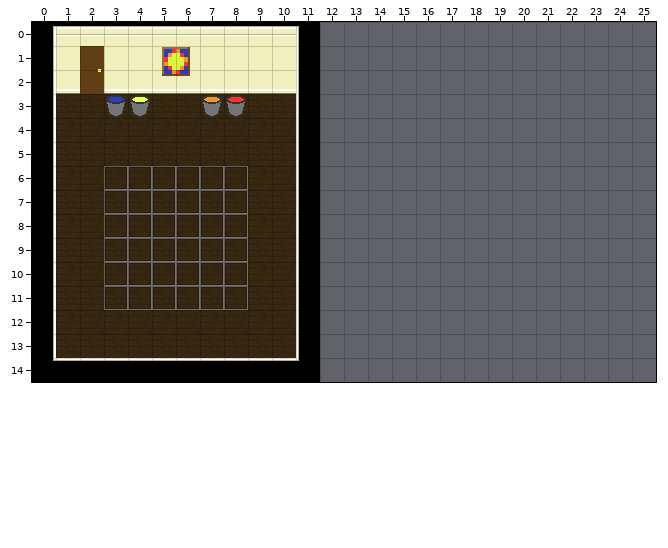
Level history. Tiled map: res/maps/happy_sun_paint.tmx. Above is the file before it was changed.
Cells are 24x24 px. Shown: x 0..25, y 0..14. The old version is drawn lined up with the new one.
Now the later version:
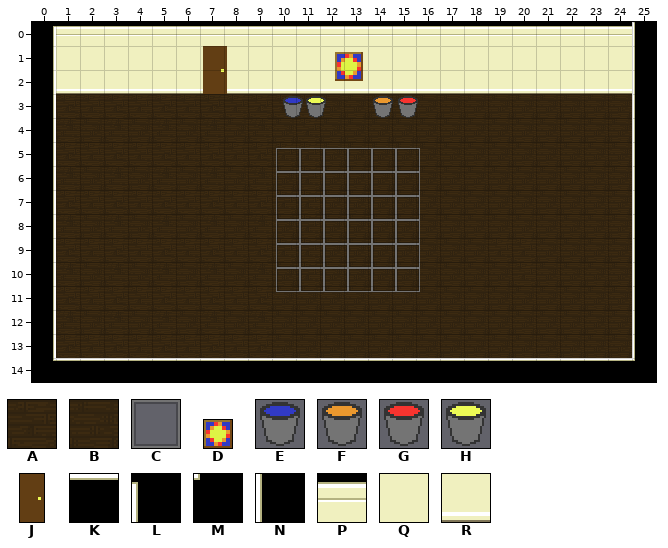
Key: from "Floor Tiles": A 8, B 15; from "special": C 5 "paint_overlay_dry", D 9 "tiny_sun_framed", E 15 "bucket_b", F 16 "bucket_o", G 17 "bucket_r", H 18 "bucket_y", J 23 "door"; from "walls": K 1, L 4, M 6, N 8, P 17, Q 25, R 33.
_ is an empty cell.
Objects are placed by their top-left corner, in cells (3,4 is the top-left corner of cell 3,4); size is 1x1 cell unless given.
Tiles replaced or removed in this view: A, L, M, N.
Difference:
Changed rows in their new state; . is an unchanged cell.
map size 12x15 -> 26x15 cells
Layer "Floor":
first column x 10:
 3 .ABBBBBBBBBBBBB
 4 .ABBBBBBBBBBBBB
 5 .ABBBBBBBBBBBBB
 6 .ABBBBBBBBBBBBB
 7 .ABBBBBBBBBBBBB
 8 .ABBBBBBBBBBBBB
 9 .ABBBBBBBAABBBB
10 .ABBBBBBBBABBBB
11 BBBBBBBBBBBBBBB
12 .BBBBBBBBBBBBBB
13 .BBBBBBBBBBBBBB
Layer "Walls":
first column x 11:
 0 PPPPPPPPPPPPPPN
 1 QQQQQQQQQQQQQQN
 2 RRRRRRRRRRRRRRN
 3 _.............N
 4 _.............N
 5 _.............N
 6 _.............N
 7 _.............N
 8 _.............N
 9 _.............N
10 _.............N
11 _.............N
12 _.............N
13 _.............N
14 KKKKKKKKKKKKKKM
Layer "Painting Paints":
changed: D "tiny_sun_framed" at 5.4,1 size 1.2x1.2 -> D "tiny_sun_framed" at 12.6,1.2 size 1.2x1.2
changed: G "bucket_r" at 8,3 -> G "bucket_r" at 15.2,3
changed: F "bucket_o" at 7,3 -> F "bucket_o" at 14.1,3
changed: E "bucket_b" at 3,3 -> E "bucket_b" at 10.4,3
changed: H "bucket_y" at 4,3 -> H "bucket_y" at 11.3,3
Layer "Paint Tiles":
changed: C "paint_overlay_dry" at 3,6 -> C "paint_overlay_dry" at 10.2,5.2
changed: C "paint_overlay_dry" at 4,6 -> C "paint_overlay_dry" at 11.2,5.2
changed: C "paint_overlay_dry" at 5,6 -> C "paint_overlay_dry" at 12.2,5.2
changed: C "paint_overlay_dry" at 6,6 -> C "paint_overlay_dry" at 13.2,5.2
changed: C "paint_overlay_dry" at 7,6 -> C "paint_overlay_dry" at 14.2,5.2
changed: C "paint_overlay_dry" at 8,6 -> C "paint_overlay_dry" at 15.2,5.2
changed: C "paint_overlay_dry" at 3,7 -> C "paint_overlay_dry" at 10.2,6.2
changed: C "paint_overlay_dry" at 7,7 -> C "paint_overlay_dry" at 14.2,6.2
changed: C "paint_overlay_dry" at 5,7 -> C "paint_overlay_dry" at 12.2,6.2
changed: C "paint_overlay_dry" at 6,7 -> C "paint_overlay_dry" at 13.2,6.2
changed: C "paint_overlay_dry" at 8,7 -> C "paint_overlay_dry" at 15.2,6.2
changed: C "paint_overlay_dry" at 4,7 -> C "paint_overlay_dry" at 11.2,6.2
changed: C "paint_overlay_dry" at 3,8 -> C "paint_overlay_dry" at 10.2,7.2
changed: C "paint_overlay_dry" at 7,8 -> C "paint_overlay_dry" at 14.2,7.2
changed: C "paint_overlay_dry" at 6,8 -> C "paint_overlay_dry" at 13.2,7.2
changed: C "paint_overlay_dry" at 5,8 -> C "paint_overlay_dry" at 12.2,7.2
changed: C "paint_overlay_dry" at 8,8 -> C "paint_overlay_dry" at 15.2,7.2
changed: C "paint_overlay_dry" at 4,8 -> C "paint_overlay_dry" at 11.2,7.2
changed: C "paint_overlay_dry" at 4,9 -> C "paint_overlay_dry" at 11.2,8.2
changed: C "paint_overlay_dry" at 6,9 -> C "paint_overlay_dry" at 13.2,8.2
changed: C "paint_overlay_dry" at 5,9 -> C "paint_overlay_dry" at 12.2,8.2
changed: C "paint_overlay_dry" at 8,9 -> C "paint_overlay_dry" at 15.2,8.2
changed: C "paint_overlay_dry" at 7,9 -> C "paint_overlay_dry" at 14.2,8.2
changed: C "paint_overlay_dry" at 3,9 -> C "paint_overlay_dry" at 10.2,8.2
changed: C "paint_overlay_dry" at 7,10 -> C "paint_overlay_dry" at 14.2,9.2
changed: C "paint_overlay_dry" at 5,10 -> C "paint_overlay_dry" at 12.2,9.2
changed: C "paint_overlay_dry" at 4,10 -> C "paint_overlay_dry" at 11.2,9.2
changed: C "paint_overlay_dry" at 3,10 -> C "paint_overlay_dry" at 10.2,9.2
changed: C "paint_overlay_dry" at 6,10 -> C "paint_overlay_dry" at 13.2,9.2
changed: C "paint_overlay_dry" at 8,10 -> C "paint_overlay_dry" at 15.2,9.2
changed: C "paint_overlay_dry" at 7,11 -> C "paint_overlay_dry" at 14.2,10.2
changed: C "paint_overlay_dry" at 8,11 -> C "paint_overlay_dry" at 15.2,10.2
changed: C "paint_overlay_dry" at 4,11 -> C "paint_overlay_dry" at 11.2,10.2
changed: C "paint_overlay_dry" at 6,11 -> C "paint_overlay_dry" at 13.2,10.2
changed: C "paint_overlay_dry" at 3,11 -> C "paint_overlay_dry" at 10.2,10.2
changed: C "paint_overlay_dry" at 5,11 -> C "paint_overlay_dry" at 12.2,10.2
Layer "Door":
changed: J "door" at 2,1 size 1x2 -> J "door" at 7.1,1 size 1x2
